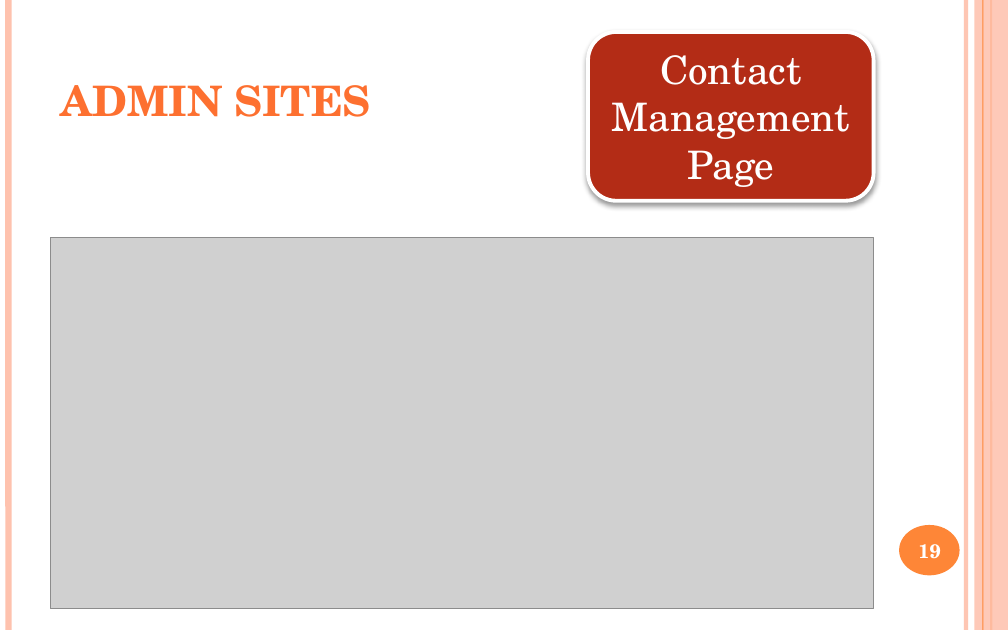
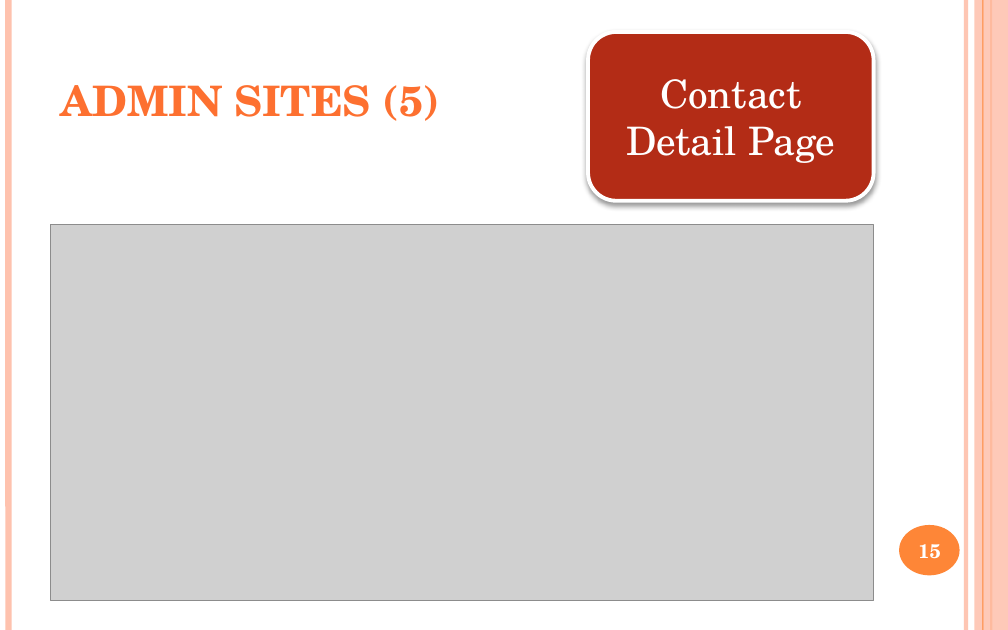
Before and after one commit to yutovsjohan/final_project, a slide deck: slide 15 of document_final/final_project.pptx (slide 19 before the commit). Drawn at 1008x630 pixels with LibreOffice and Linux fonts; fonts in the diff are those of the drawing; grey boxes stand for pictures. Boxes give left, top, right and bottom in pixels: in the first picture for what was removed or moved away, otherwise in the second. Text is boxed around its words. In the diff, an @@ line names an element or a change of style, - is before the commit and + after.

Commit message:
role, product management
- add Role management (add, edit, delete)
- add product detail admin (add, upload image, edit)
- fix error, update code, update UI

```diff
--- a/document_final/final_project.pptx
+++ b/document_final/final_project.pptx
@@ title at box(60, 85, 440, 121): text changed @@
-ADMIN SITES
+ADMIN SITES (5)
@@ text in rounded rectangle at box(626, 79, 835, 163): text changed @@
-Contact Management Page
+Contact Detail Page
@@ picture: place and size @@
-picture at box(50, 238, 874, 610)
+picture at box(50, 225, 874, 601)
@@ page number at box(918, 544, 941, 559): text changed @@
-19
+15
```
Also in this commit, not shown: 13 other slides changed, 18 slides added, 41 other files.
